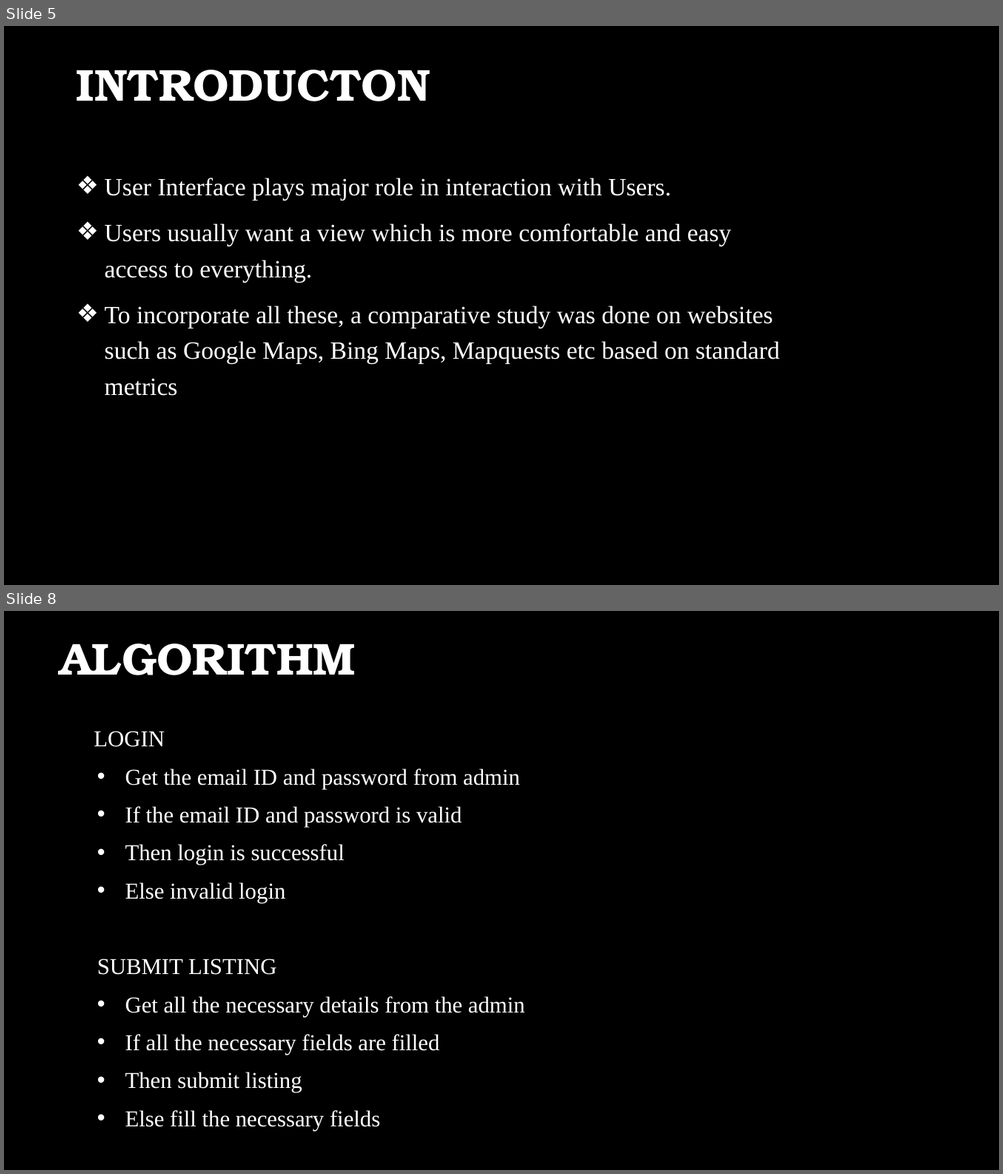
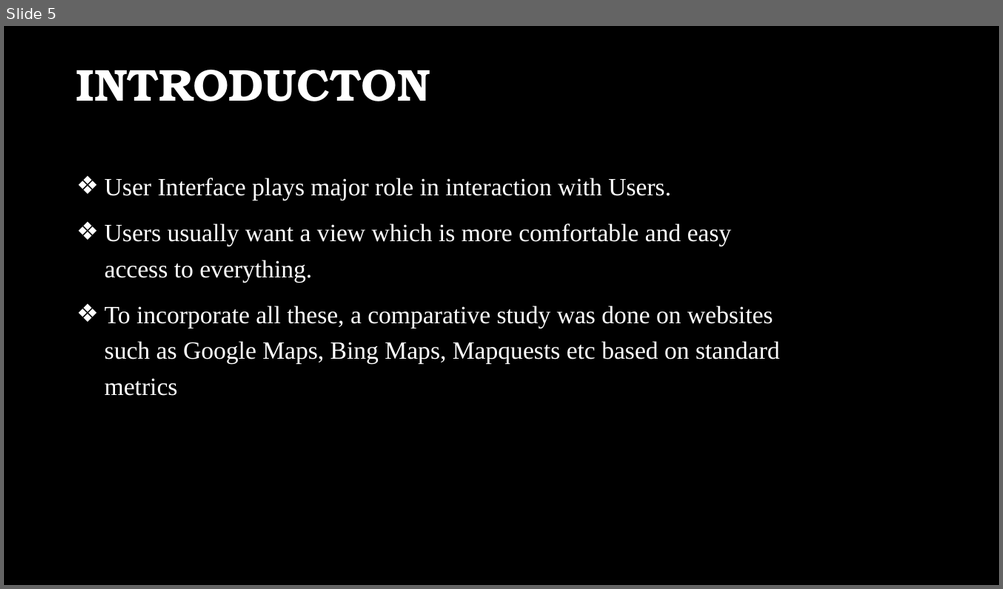
Before and after one commit to BALAJIJ-J/Review1-Documents, a slide deck: 20Y005-Review 1.pptx. Shown one above the other, each under a label of ours: slides 5 and 8 before the commit, slide 5 after it; the slides between them are not shown. The pictures are 1003x1174 and 1003x589 pixels, drawn with LibreOffice and Linux fonts; fonts in the diff are those of the drawing; background and template pictures are left out. Boxes give left, top, right and bottom in pixels: in the first picture for what was removed or moved away, otherwise in the second. Text is boxed around its words. In the diff, an @@ line names an element or a change of style, - is before the commit and + after.

```diff
--- a/20Y005-Review 1.pptx
+++ b/20Y005-Review 1.pptx
@@ slide 8 removed at (x1=4, y1=611, x2=999, y2=1170), background picture (left out) @@
@@ title removed at (x1=60, y1=644, x2=355, y2=675) @@
-ALGORITHM
@@ subtitle removed at (x1=94, y1=731, x2=525, y2=1131) @@
-LOGIN
-  • Get the email ID and password from admin
-  • If the email ID and password is valid
-  • Then login is successful
-  • Else invalid login
-  SUBMIT LISTING
-  • Get all the necessary details from the admin
-  • If all the necessary fields are filled
-  • Then submit listing
-  • Else fill the necessary fields
```
Also in this commit, not shown: 6 slides changed, 8 slides added, 1 other slide removed, 3 other files.
